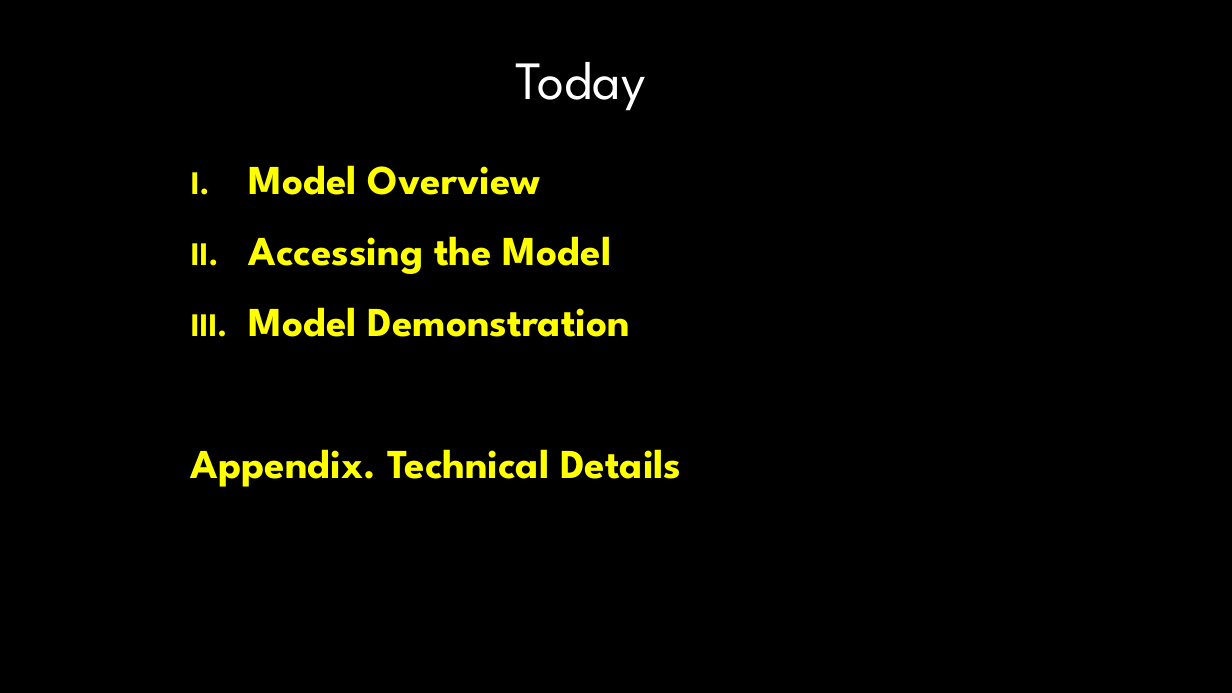
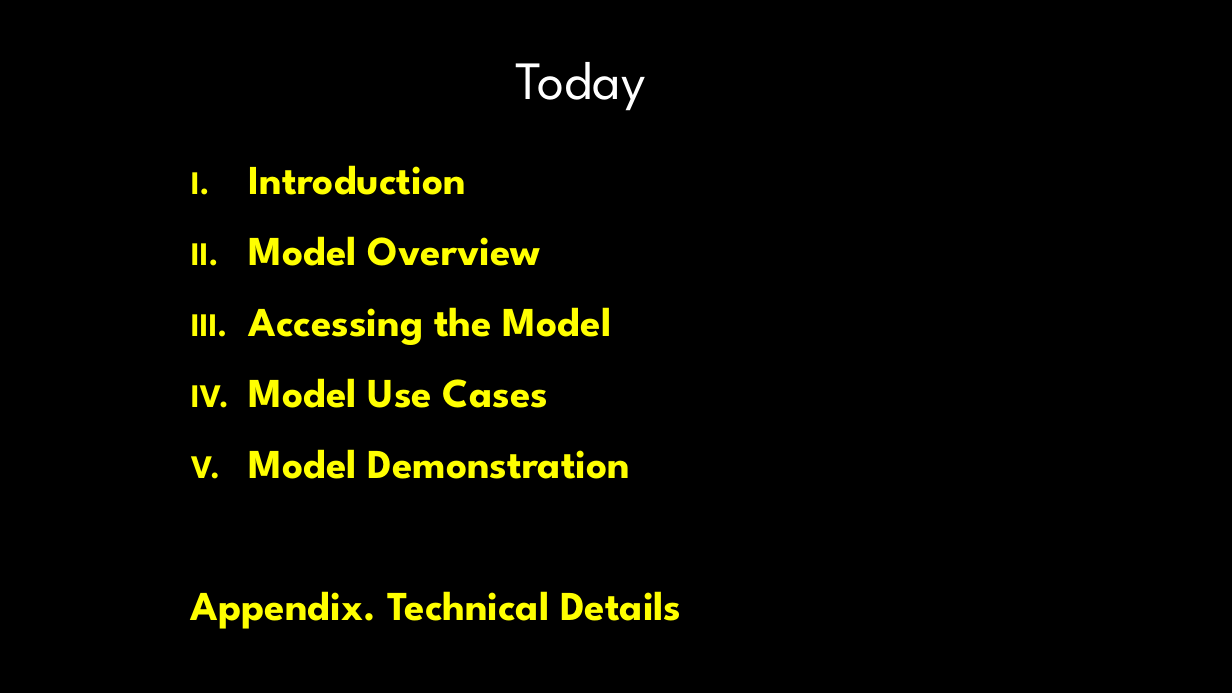
Before and after one commit to m-trinh/microsim, a slide deck: slide 2 of draft/demo_external_20191213/121319 Microsim Demonstration_cz_lp.pptx. Drawn at 1232x693 pixels with LibreOffice and Linux fonts; fonts in the diff are those of the drawing; background and template pictures are left out. Boxes give left, top, right and bottom in pixels: in the first picture for what was removed or moved away, otherwise in the second. Text is boxed around its words. In the diff, an @@ line names an element or a change of style, - is before the commit and + after.

```diff
--- a/draft/demo_external_20191213/121319 Microsim Demonstration_cz_lp.pptx
+++ b/draft/demo_external_20191213/121319 Microsim Demonstration_cz_lp.pptx
@@ text at bbox=[249, 165, 466, 195]: paragraph added @@
+  I. Introduction
@@ text at bbox=[249, 378, 548, 408]: paragraph added @@
+  IV. Model Use Cases
```
Also in this commit, not shown: 14 other slides changed, 7 slides added, 3 slides removed, 11 other files.
